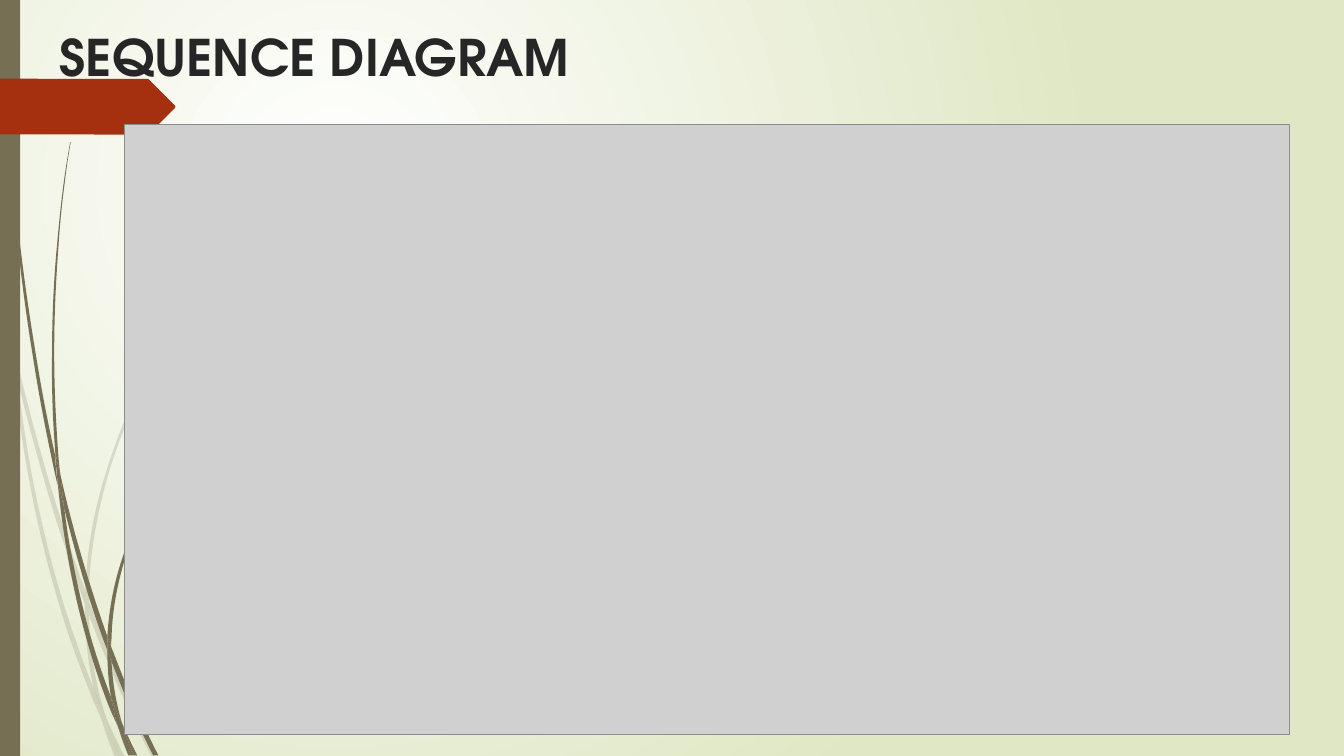
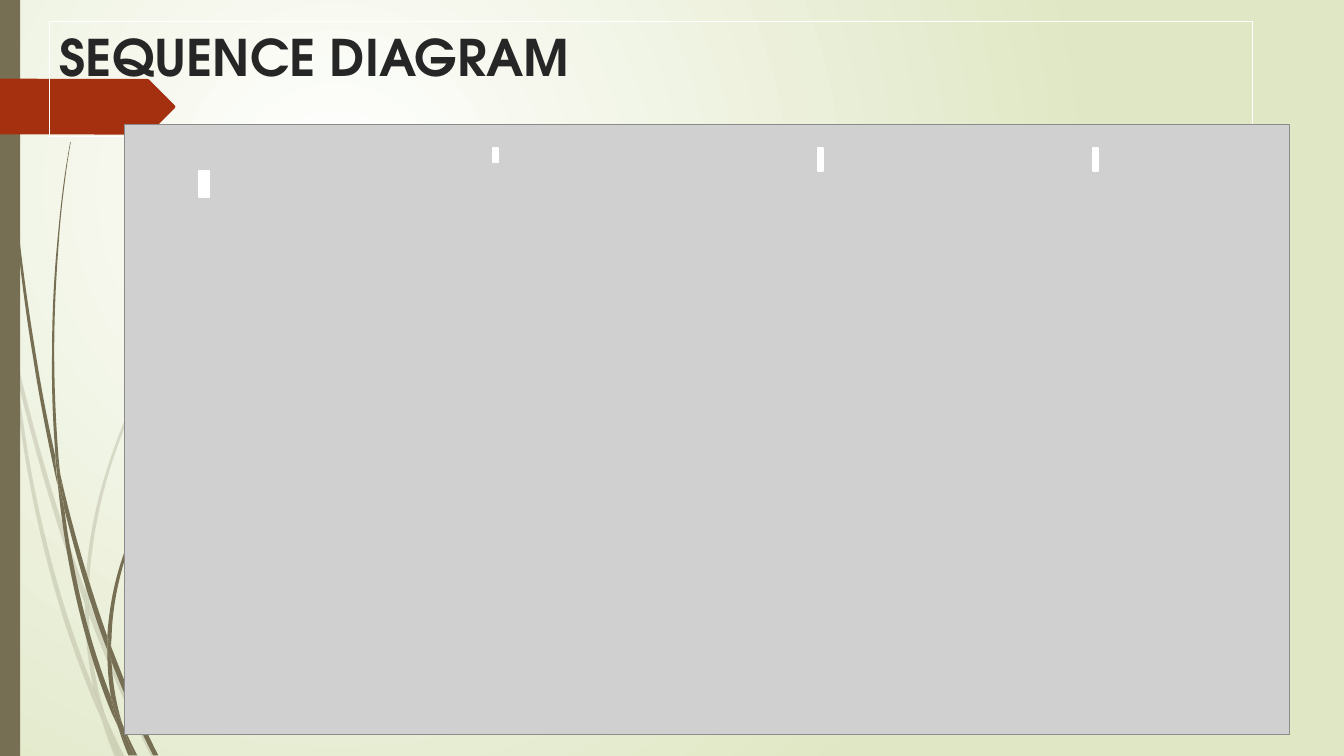
Before and after one commit to preethisheks4m/Batch-1-Smart-Energy-Monitor-App, a slide deck: slide 10 of Documents/B1 ppt.pptx. Drawn at 1344x756 pixels with LibreOffice and Linux fonts; fonts in the diff are those of the drawing; grey boxes stand for pictures. Boxes give left, top, right and bottom in pixels: in the first picture for what was removed or moved away, otherwise in the second. Text is boxed around its words. In the diff, an @@ line names an element or a change of style, - is before the commit and + after.

```diff
--- a/Documents/B1 ppt.pptx
+++ b/Documents/B1 ppt.pptx
@@ title "SEQUENCE DIAGRAM": place and size @@
-title "SEQUENCE DIAGRAM" at [60,38,569,98]
+title "SEQUENCE DIAGRAM" at [49,21,1252,137]
@@ title "SEQUENCE DIAGRAM" at [49,21,1252,137]: outline none to #FFFFFF 0.75 pt @@
@@ rectangle added at [493,148,498,163], fill #FFFFFF, outline #FFFFFF 1.25 pt @@
@@ rectangle added at [819,148,824,171], fill #FFFFFF, outline #FFFFFF 1.25 pt @@
@@ rectangle added at [1093,148,1098,171], fill #FFFFFF, outline #FFFFFF 1.25 pt @@
@@ rectangle added at [199,171,210,197], fill #FFFFFF, outline #FFFFFF 1.25 pt @@
```
Also in this commit, not shown: 2 other slides changed, 1 other file.
